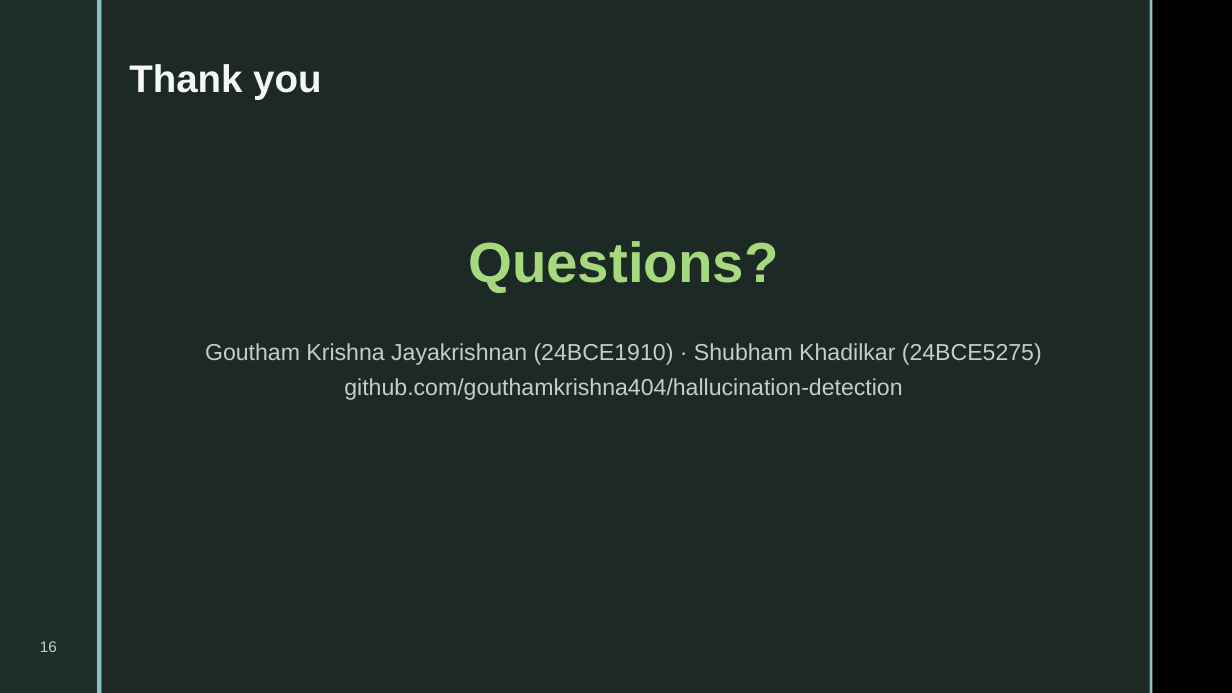
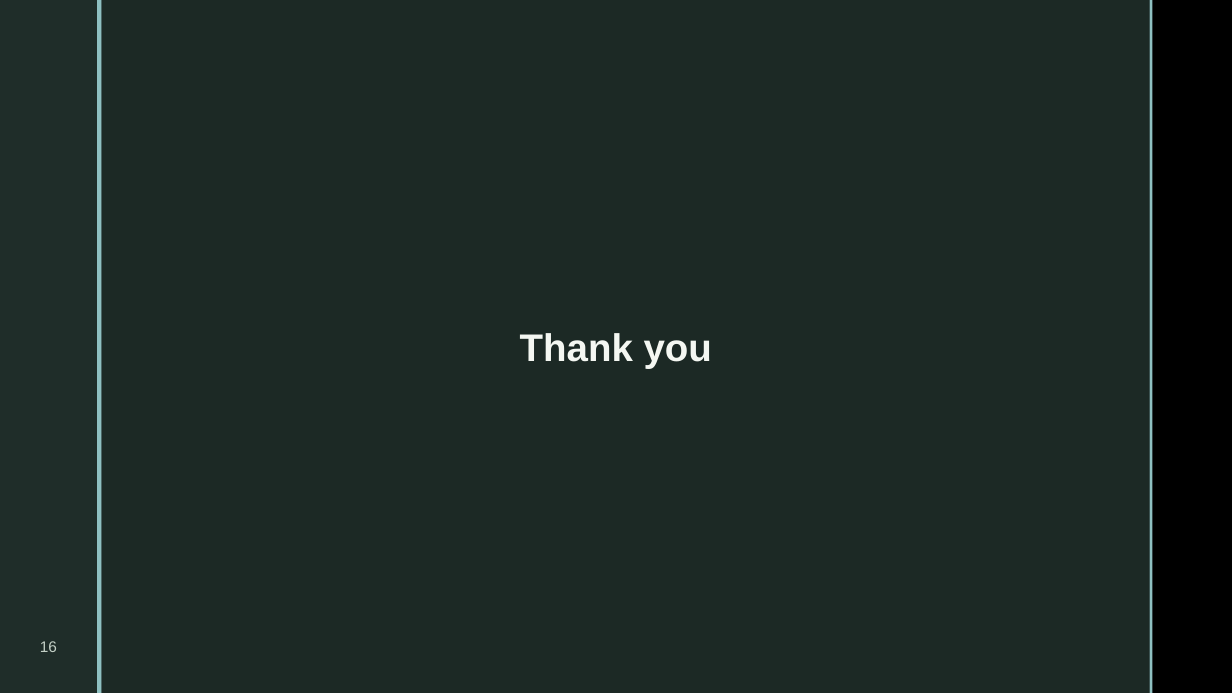
Before and after one commit to gouthamkrishna404/hallucination-detection, a slide deck: slide 16 of presentation/DA3_Hallucination_Detection.pptx. Drawn at 1232x693 pixels with LibreOffice and Linux fonts; fonts in the diff are those of the drawing; background and template pictures are left out. Boxes give left, top, right and bottom in pixels: in the first picture for what was removed or moved away, otherwise in the second. Text is boxed around its words. In the diff, an @@ line names an element or a change of style, - is before the commit and + after.

```diff
--- a/presentation/DA3_Hallucination_Detection.pptx
+++ b/presentation/DA3_Hallucination_Detection.pptx
@@ text "Thank you": place and size @@
-text "Thank you" at [129, 64, 321, 99]
+text "Thank you" at [520, 333, 712, 369]
@@ text "Thank you" at [520, 333, 712, 369]: alignment left to centre @@
@@ text removed at [468, 241, 778, 293] @@
-Questions?
@@ text removed at [205, 343, 1042, 400] @@
-Goutham Krishna Jayakrishnan (24BCE1910) · Shubham Khadilkar (24BCE5275)
-github.com/gouthamkrishna404/hallucination-detection
```
Also in this commit, not shown: 14 other slides changed, 1 slide added, 1 slide removed, 6 other files.
